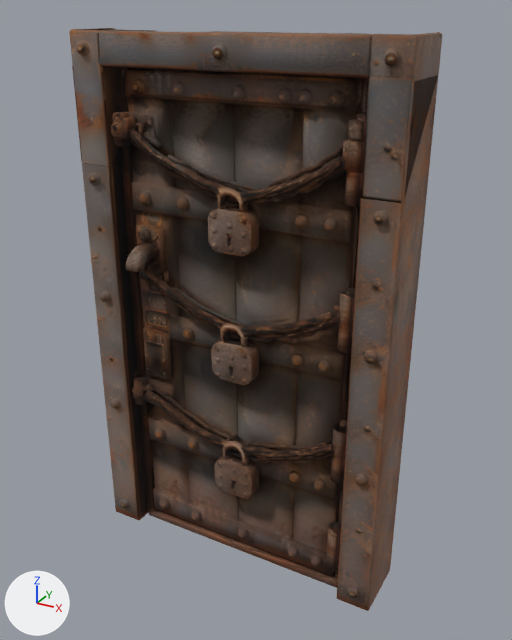
What one commit did to the glTF model assets/models/door.glb.
One viewpoint serves both versions: a 50 mm lens placed at (1.13, -1.94, 1.01), pointed at (0.05, 0.04, 0.02). The lights are fixed; the arrows at lower left show +X, +Y and +Z. The picture after the commit comes second. Where no turn or scale is listed for an object, it has been applied to the vertices. Vertices at exactly the same position are counted once.

Names of what the first picture shows: 'material'.
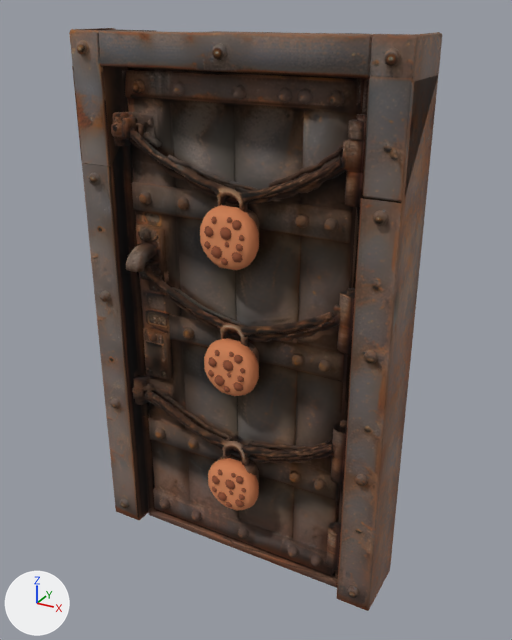
Diff of the bpy script that builds the scene:
```diff
--- a/assets/models/door.glb.py
+++ b/assets/models/door.glb.py
@@ img_tiny_treats_texture_1 @@
+img_tiny_treats_texture_1 = load_image('tiny_treats_texture_1', '_unpacked/tiny_treats_texture_1', 1024, 1024, 'sRGB')
@@ mat_tiny_treats_1 @@
+mat_tiny_treats_1 = principled_material('tiny_treats_1')
+mat_tiny_treats_1.texture = img_tiny_treats_texture_1
+mat_tiny_treats_1.metallic = 0.4
+mat_tiny_treats_1.roughness = 1.0
@@ me_material @@
 # used by ob_material; location = (0.0, 0.0, 0.0)
-me_material.from_pydata(...)  # 5523 vertices, 10479 faces; spans x -0.57..0.57, y -0.15..0.15, z -0.95..0.95
+me_material.from_pydata(...)  # 6471 vertices, 12003 faces; spans x -0.57..0.57, y -0.15..0.15, z -0.95..0.95
+# me_material part 1: 316 vertices added at x -0.08..0.12, y -0.14..-0.07, z -0.21..-0.01
+# me_material part 2: 316 vertices added at x -0.08..0.12, y -0.14..-0.07, z 0.24..0.45
+# me_material part 3: 316 vertices added at x -0.08..0.12, y -0.14..-0.07, z -0.7..-0.49
 me_material.materials.append(mat_material_001)
+me_material.materials.append(mat_tiny_treats_1)  # picture img_tiny_treats_texture_1
```

Pixel boxes [x1, y1, x2, y2] of what changed, in the pictures (512 x 640 px):
part 1 of me_material, added (orange)
    after: [204, 338, 259, 396]
part 2 of me_material, added (brown)
    after: [200, 205, 259, 270]
part 3 of me_material, added (orange)
    after: [208, 458, 259, 511]
